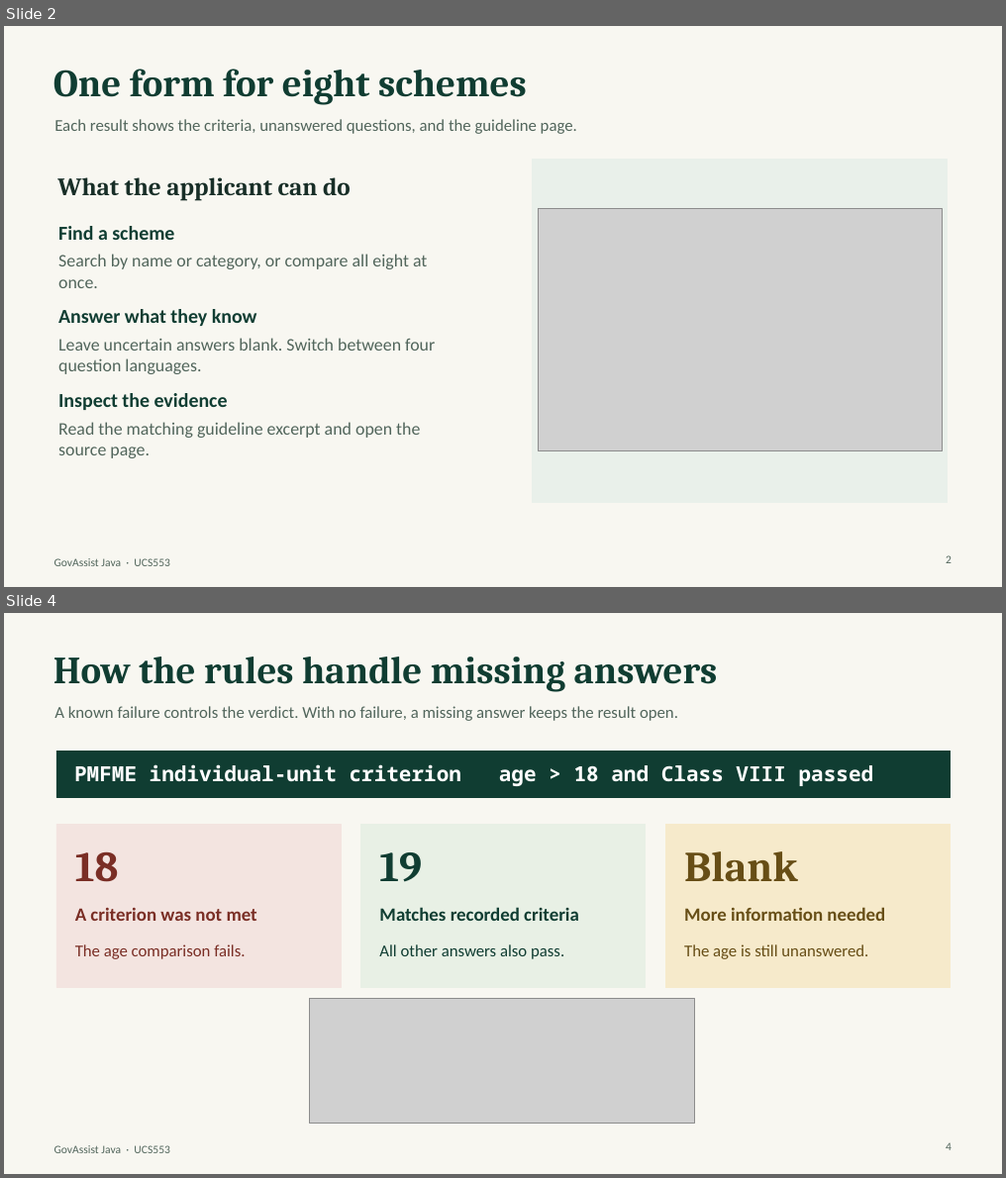
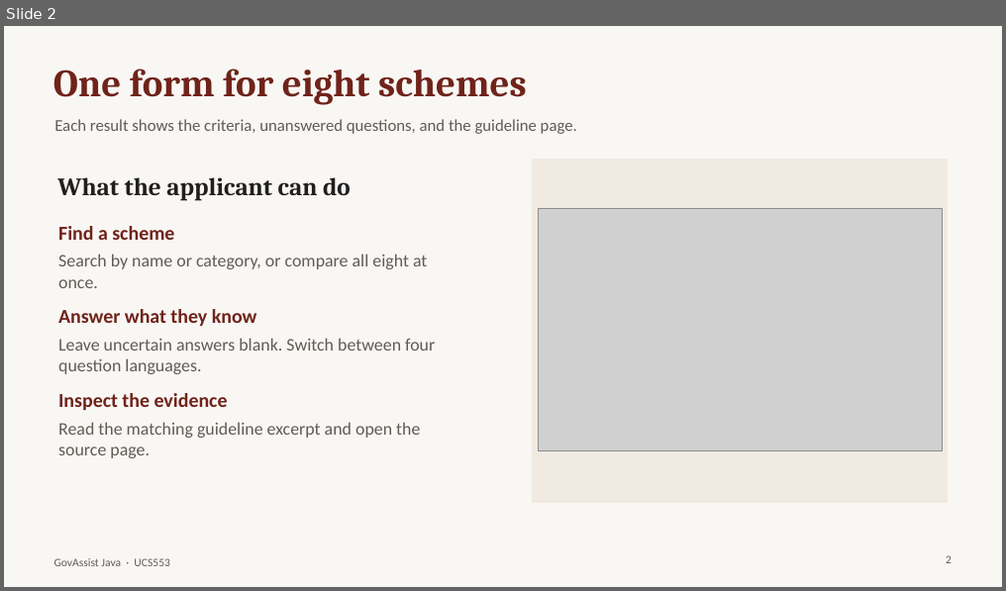
Before and after one commit to Shreyastacky/govassist-java, a slide deck: submission/GovAssist Java Presentation.pptx. Shown one above the other, each under a label of ours: slides 2 and 4 before the commit, slide 2 after it; the slides between them are not shown. The pictures are 1006x1178 and 1006x591 pixels, drawn with LibreOffice and Linux fonts; fonts in the diff are those of the drawing; grey boxes stand for pictures. Boxes give left, top, right and bottom in pixels: in the first picture for what was removed or moved away, otherwise in the second. Text is boxed around its words. In the diff, an @@ line names an element or a change of style, - is before the commit and + after.

Commit message:
Redesign GovAssist Java and add server-rendered Rule Lab

```diff
--- a/submission/GovAssist Java Presentation.pptx
+++ b/submission/GovAssist Java Presentation.pptx
@@ slide 4 removed at (x1=4, y1=613, x2=1002, y2=1174), background #F8F7F1; not listed: 1 template element that a slide beside it also shows @@
@@ text removed at (x1=54, y1=657, x2=718, y2=692) @@
-How the rules handle missing answers
@@ text removed at (x1=54, y1=706, x2=678, y2=721) @@
-A known failure controls the verdict. With no failure, a missing answer keeps the result open.
@@ rectangle removed at (x1=56, y1=751, x2=950, y2=798) @@
@@ text removed at (x1=74, y1=764, x2=874, y2=786) @@
-PMFME individual-unit criterion age > 18 and Class VIII passed
@@ rectangle removed at (x1=56, y1=824, x2=341, y2=988) @@
@@ rectangle removed at (x1=361, y1=824, x2=646, y2=988) @@
@@ rectangle removed at (x1=665, y1=824, x2=950, y2=988) @@
@@ text removed at (x1=75, y1=852, x2=119, y2=882) @@
-18
@@ text removed at (x1=379, y1=853, x2=422, y2=882) @@
-19
@@ text removed at (x1=684, y1=852, x2=798, y2=882) @@
-Blank
@@ text removed at (x1=75, y1=908, x2=257, y2=921) @@
-A criterion was not met
@@ text removed at (x1=379, y1=907, x2=579, y2=921) @@
-Matches recorded criteria
@@ text removed at (x1=684, y1=907, x2=885, y2=921) @@
-More information needed
@@ text removed at (x1=75, y1=945, x2=245, y2=959) @@
-The age comparison fails.
@@ text removed at (x1=379, y1=945, x2=564, y2=959) @@
-All other answers also pass.
@@ text removed at (x1=684, y1=945, x2=868, y2=959) @@
-The age is still unanswered.
@@ picture removed at (x1=310, y1=998, x2=694, y2=1124) @@
@@ page number removed at (x1=945, y1=1144, x2=951, y2=1151) @@
-4
@@ slide 2 changed as well @@
@@ background #F8F7F1 to #F8F7F4 @@
@@ text "What the applicant can do" at (x1=57, y1=177, x2=350, y2=201): text colour #182E27 to #211F1E @@
@@ text colour #103D32 to #70231A in 4 elements at (x1=54, y1=69, x2=527, y2=105), (x1=58, y1=226, x2=174, y2=240), (x1=58, y1=309, x2=257, y2=326), (x1=58, y1=393, x2=228, y2=410) @@
@@ text colour #52665C to #625B56 in 5 elements at (x1=54, y1=119, x2=577, y2=134), (x1=58, y1=254, x2=427, y2=288), (x1=58, y1=338, x2=435, y2=374), (x1=58, y1=422, x2=420, y2=459), (x1=54, y1=559, x2=169, y2=567) @@
```
Also in this commit, not shown: 6 other slides changed, 1 slide added, 24 other files.
